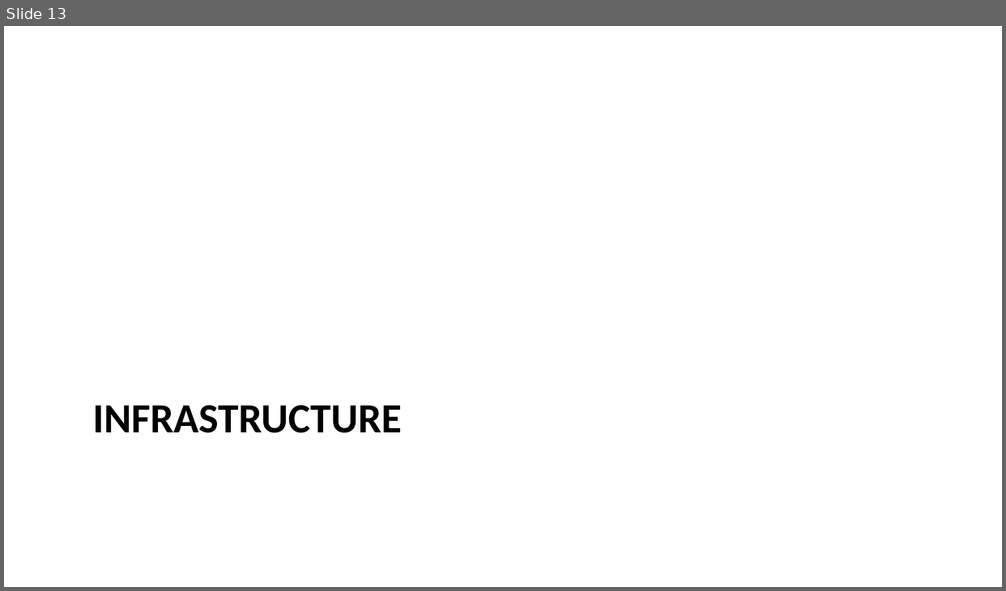
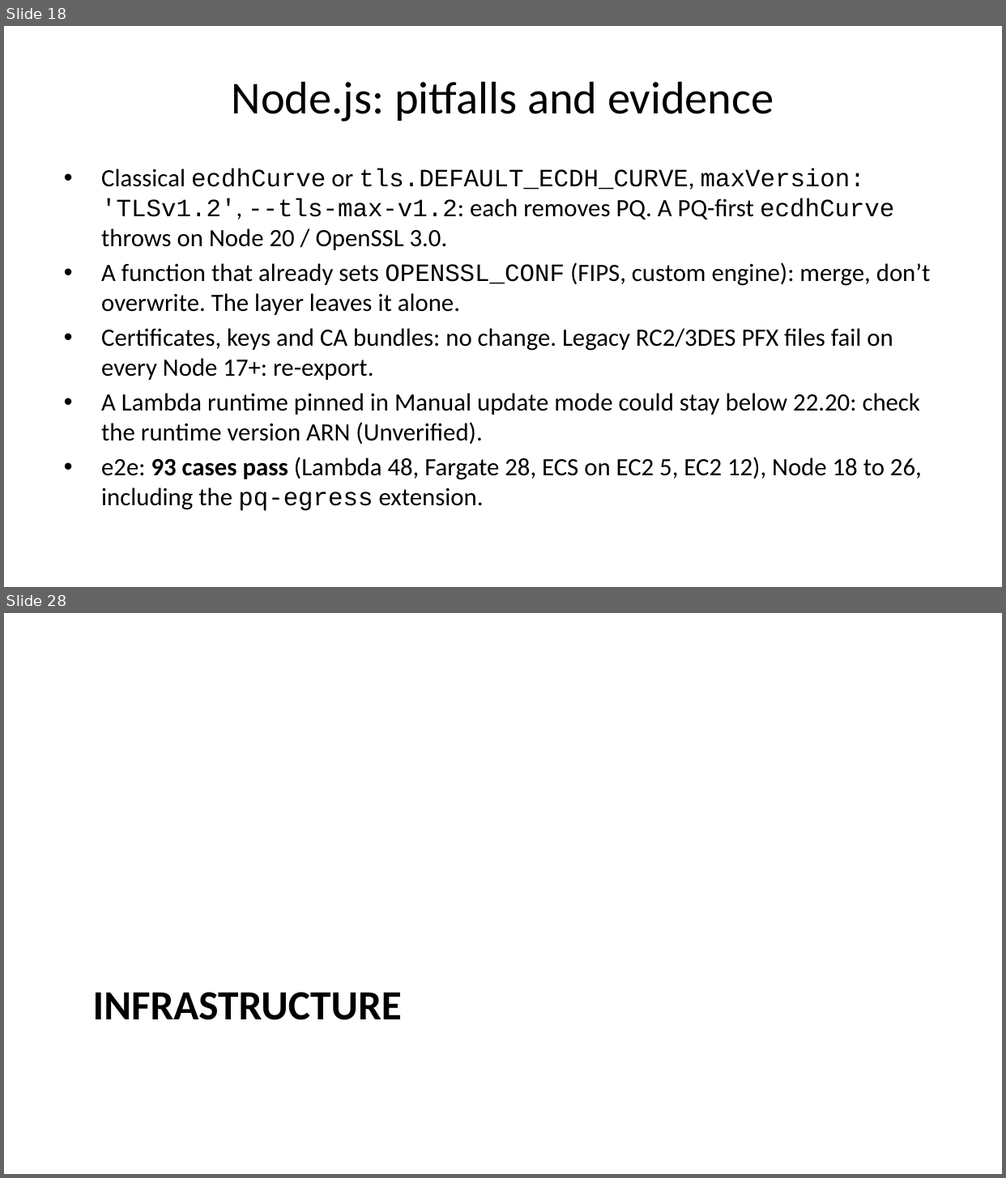
Before and after one commit to moolivkkr/PQC, a slide deck: PQC-Summary.pptx. Shown one above the other, each under a label of ours: slide 13 before the commit, slides 18 and 28 after it; the slides between them are not shown. The pictures are 1006x591 and 1006x1178 pixels, drawn with LibreOffice and Linux fonts; fonts in the diff are those of the drawing. Boxes give left, top, right and bottom in pixels: in the first picture for what was removed or moved away, otherwise in the second. Text is boxed around its words. In the diff, an @@ line names an element or a change of style, - is before the commit and + after.

Commit message:
Deck: three detail slides per language and an ALB/NLB slide; smaller body font template so slides fit
- Per language: what decides PQ, versions/compute types and fixes, pitfalls and e2e evidence
- ALB/NLB: listener policy (not the certificate) turns PQ on; backend leg uses the PQ backend policy
- e2e README: LocalStack ALB ignores SslPolicy (probe: 2016-08 listener still negotiated X25519MLKEM768), so no ALB case
- 03-go: ALB-to-target leg uses ELBSecurityPolicy-TLS13-1-0-PQ-2025-09 (AWS docs) instead of 'not confirmed'
- Rebuilt HTML, PDF, DOCX; deck rendered and checked slide by slide

```diff
--- a/PQC-Summary.pptx
+++ b/PQC-Summary.pptx
@@ slide 18 added at bbox=[4, 26, 1002, 587], background #FFFFFF @@
@@ title added at bbox=[232, 81, 774, 122], 33 pt, text #000000 @@
+Node.js: pitfalls and evidence
@@ text added at bbox=[101, 169, 930, 511], 18 pt, text #000000 @@
+• Classical ecdhCurve or tls.DEFAULT_ECDH_CURVE, maxVersion: 'TLSv1.2', --tls-max-v1.2: each removes PQ. A PQ-first ecdhCurve throws on Node 20 / OpenSSL 3.0.
+• A function that already sets OPENSSL_CONF (FIPS, custom engine): merge, don’t overwrite. The layer leaves it alone.
+• Certificates, keys and CA bundles: no change. Legacy RC2/3DES PFX files fail on every Node 17+: re-export.
+• A Lambda runtime pinned in Manual update mode could stay below 22.20: check the runtime version ARN (Unverified).
+• e2e: 93 cases pass (Lambda 48, Fargate 28, ECS on EC2 5, EC2 12), Node 18 to 26, including the pq-egress extension.
@@ what was slide 13 is now slide 28 @@
```
Also in this commit, not shown: 10 slides changed, 17 other slides added, 2 slides removed, 8 other files.
